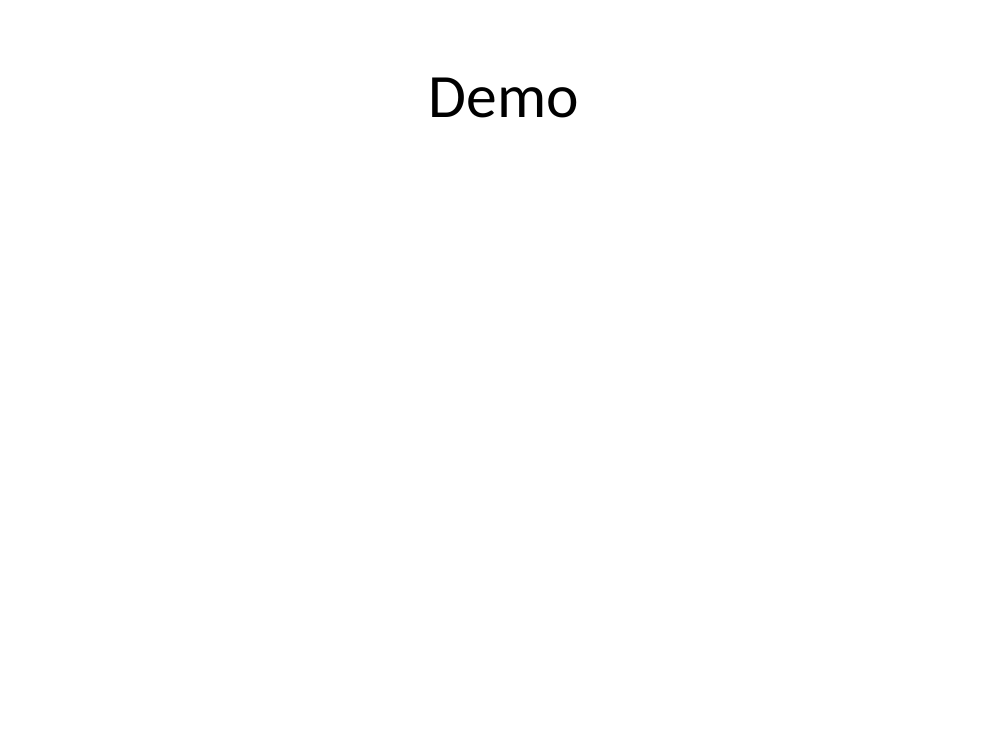
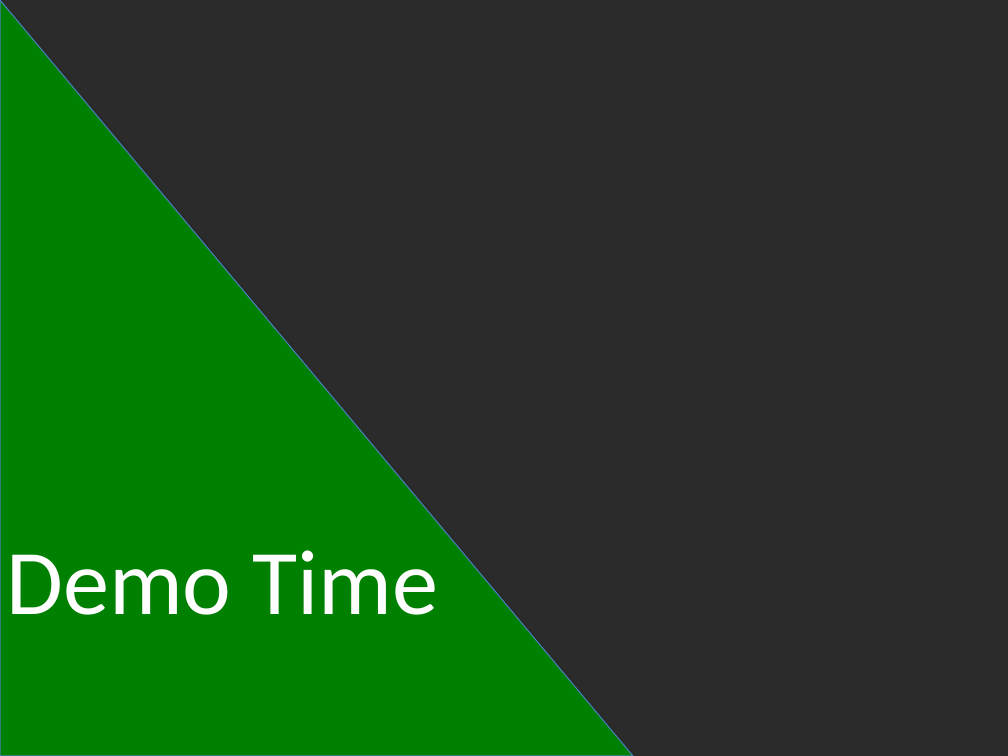
Before and after one commit to cppwfs/DNDataflow, a slide deck: slide 12 of presentations/DNdataflowIntro.pptx. Drawn at 1008x756 pixels with LibreOffice and Linux fonts; fonts in the diff are those of the drawing; background and template pictures are left out; a plain dark background stands for a picture behind light text. Boxes give left, top, right and bottom in pixels: in the first picture for what was removed or moved away, otherwise in the second. Text is boxed around its words. In the diff, an @@ line names an element or a change of style, - is before the commit and + after.

Commit message:
A few more updates

```diff
--- a/presentations/DNdataflowIntro.pptx
+++ b/presentations/DNdataflowIntro.pptx
@@ background #FFFFFF to picture (left out) @@
@@ right triangle added at (x1=0, y1=0, x2=633, y2=756), fill #008000, outline #4B7EBC 0.75 pt @@
@@ title at (x1=6, y1=550, x2=438, y2=615): text changed; size 44 to 66 pt; text colour #000000 to #FFFFFF @@
-Demo
+Demo Time
```
Also in this commit, not shown: 3 other slides changed, 2 slides added, 2 slides removed.
